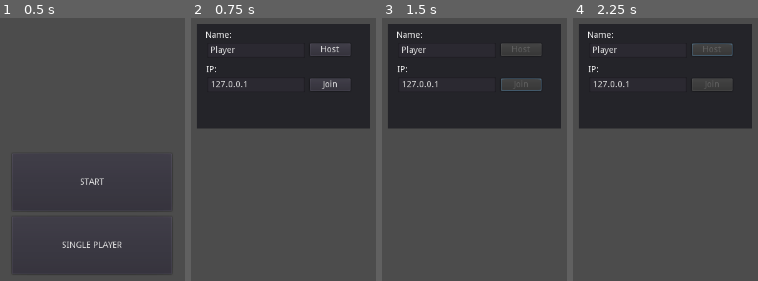
Above: before the commit, frames 1-4 (left to right).
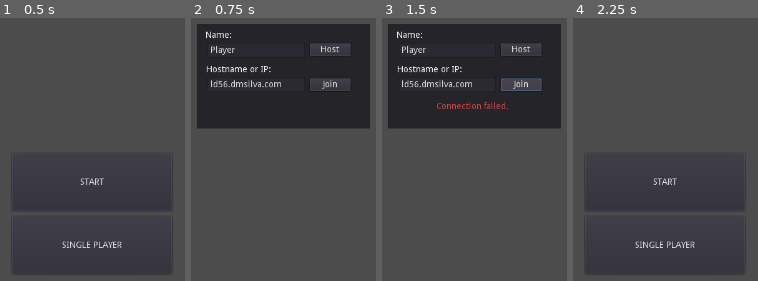
Above: after the commit, the same moments.

Repository: davesilva/ludum-dare-56
Game: Godot game, scene res://game/MAIN.tscn
Same seed, same stepped clock (60 frames per second), same inputs: the game is played once before the commit and once after it.
Inputs (mouse positions are in pixels of both pictures, inside the frame that each line leads up to):
- Up to frame 1 (0.5 s): no input
- Up to frame 2 (0.75 s): click "START" at 0.5 s
- Up to frame 3 (1.5 s): click "Join" at 1.25 s
- Up to frame 4 (2.25 s): click (711, 49) at 2 s, where only the run after the commit has a clickable "Host"

Frame 1 is identical in both runs. In frame 2, 0.9% of the frame differs, in the area x 8-49%, y 18-27%; in frame 3, 1.6%; in frame 4, 35%, in the area x 3-97%, y 2-88%.

Commit message:
Change default ip to hosted server

Diff:
--- a/game/contexts/lobby_context/lobby_context.gd
+++ b/game/contexts/lobby_context/lobby_context.gd
@@ -37,9 +37,6 @@
 		return
 
 	var ip = $Connect/IPAddress.text
-	if not ip.is_valid_ip_address():
-		$Connect/ErrorLabel.text = "Invalid IP address!"
-		return
 
 	$Connect/ErrorLabel.text = ""
 	$Connect/Host.disabled = true
--- a/game/contexts/lobby_context/lobby_context.tscn
+++ b/game/contexts/lobby_context/lobby_context.tscn
@@ -85,7 +85,7 @@
 margin_bottom = 80.0
 size_flags_horizontal = 2
 size_flags_vertical = 0
-text = "IP:"
+text = "Hostname or IP:"
 
 [node name="IPAddress" type="LineEdit" parent="Connect"]
 margin_left = 17.0
@@ -94,7 +94,7 @@
 margin_bottom = 109.0
 size_flags_horizontal = 2
 size_flags_vertical = 2
-text = "127.0.0.1"
+text = "ld56.dmsilva.com"
 
 [node name="Host" type="Button" parent="Connect"]
 margin_left = 181.0
